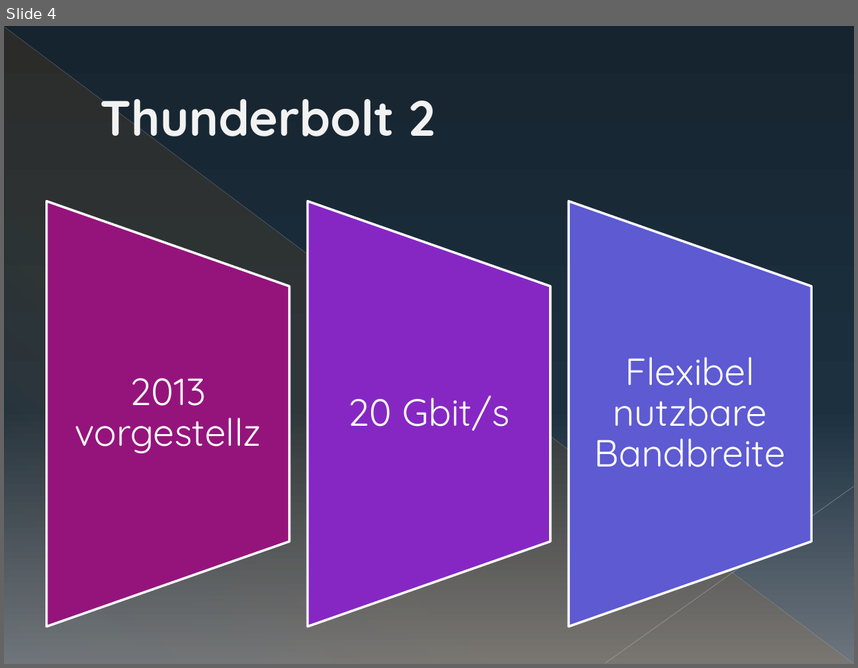
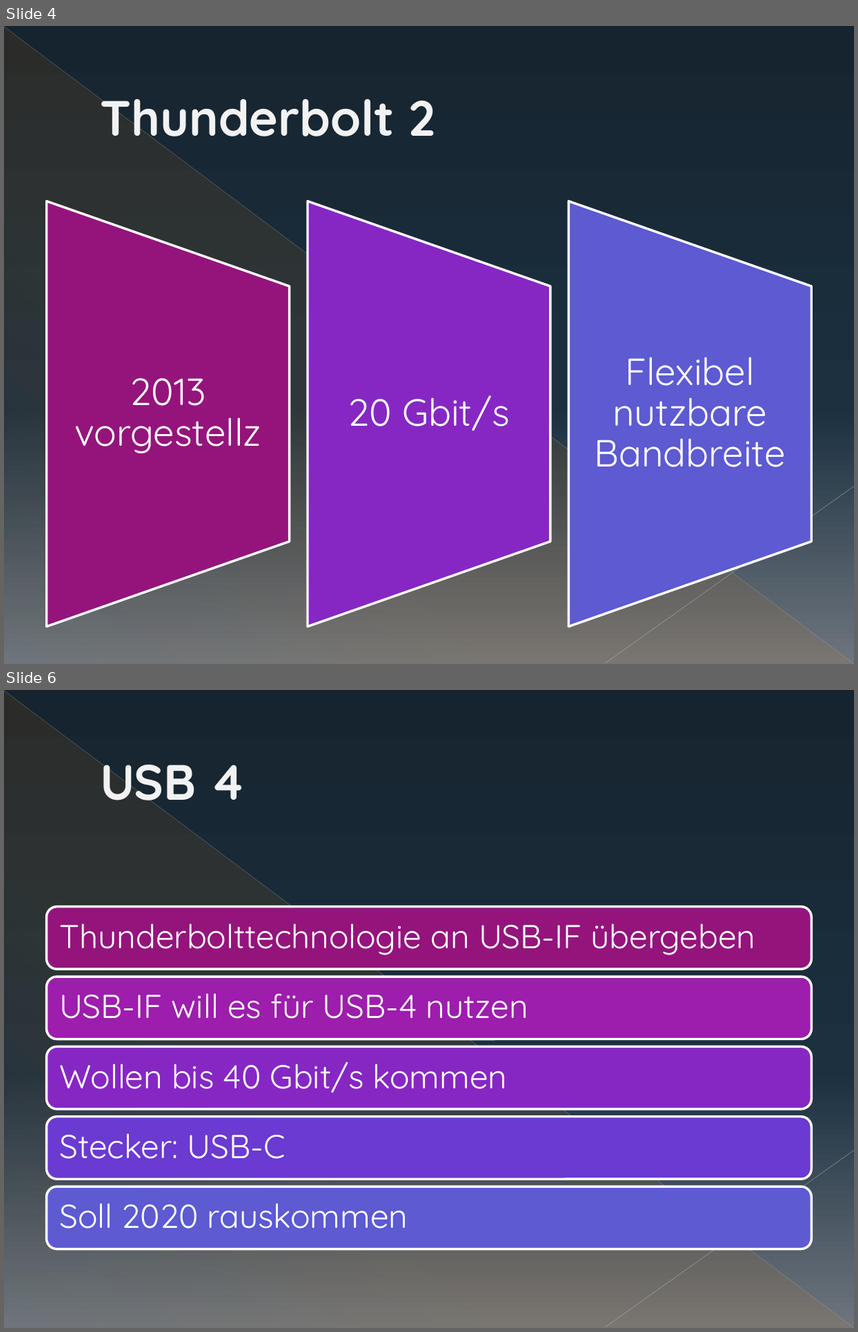
Before and after one commit to sewpalu/Compendia, a slide deck: doc/thunderbolt_presentation/Thunderbolt.pptx. Shown one above the other, each under a label of ours: slide 4 before the commit, slides 4 and 6 after it; the slides between them are not shown. The pictures are 858x668 and 858x1332 pixels, drawn with LibreOffice and Linux fonts; fonts in the diff are those of the drawing. Boxes give left, top, right and bottom in pixels: in the first picture for what was removed or moved away, otherwise in the second. Text is boxed around its words. In the diff, an @@ line names an element or a change of style, - is before the commit and + after.

```diff
--- a/doc/thunderbolt_presentation/Thunderbolt.pptx
+++ b/doc/thunderbolt_presentation/Thunderbolt.pptx
@@ slide 6 added at (4, 690, 854, 1328), background gradient #162530 to #1D3140 to #6D767E; not listed: 3 template elements that a slide beside it also shows @@
@@ title added at (100, 762, 245, 813), 42 pt, text #F2F2F2, bold @@
+USB 4
@@ group added at (47, 907, 811, 1248): 5 rounded rectangles, 5 texts @@
+Thunderbolttechnologie an USB-IF übergeben
+USB-IF will es für USB-4 nutzen
+Wollen bis 40 Gbit/s kommen
+Stecker: USB-C
+Soll 2020 rauskommen
```
Also in this commit, not shown: 2 slides changed, 1 slide removed.
